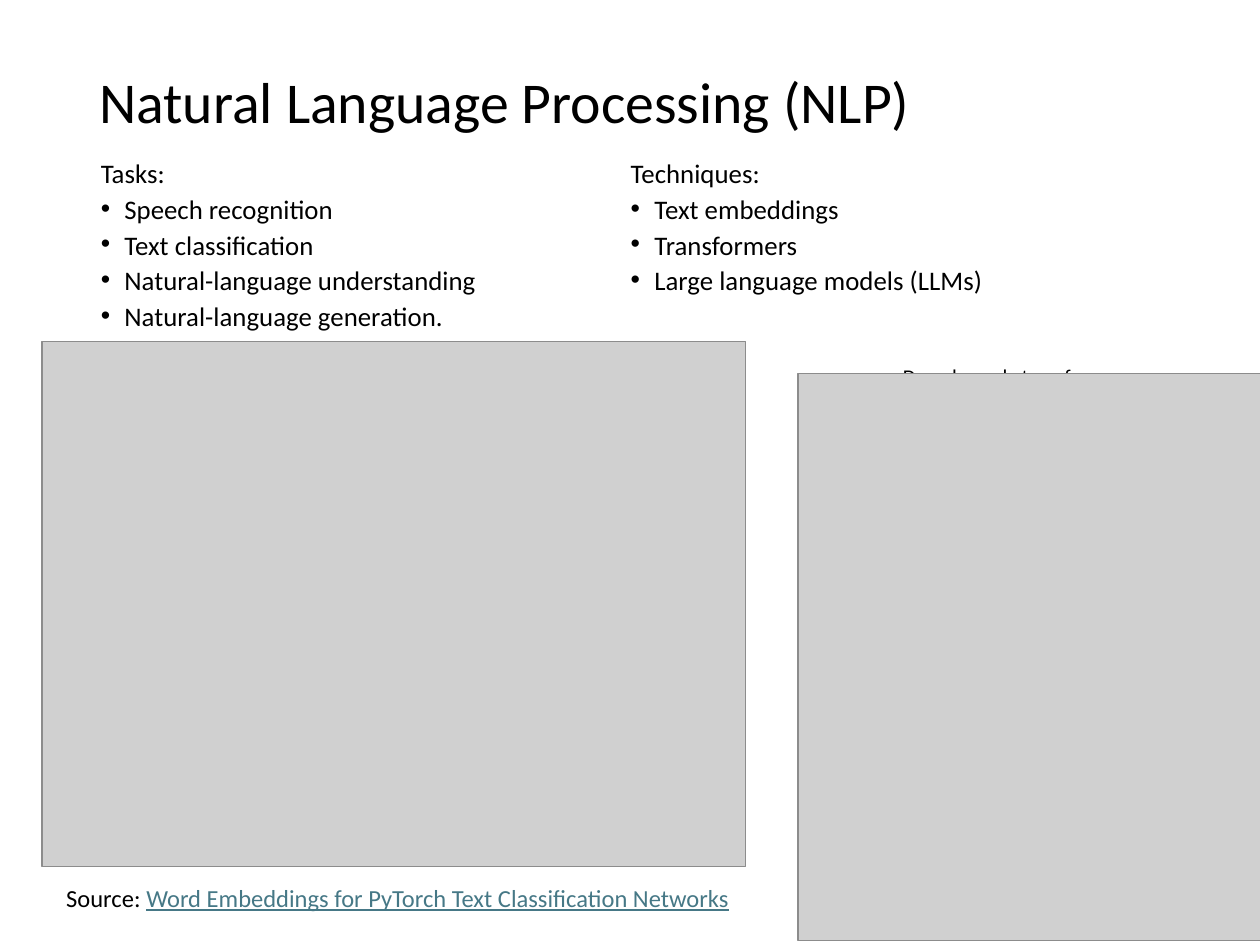
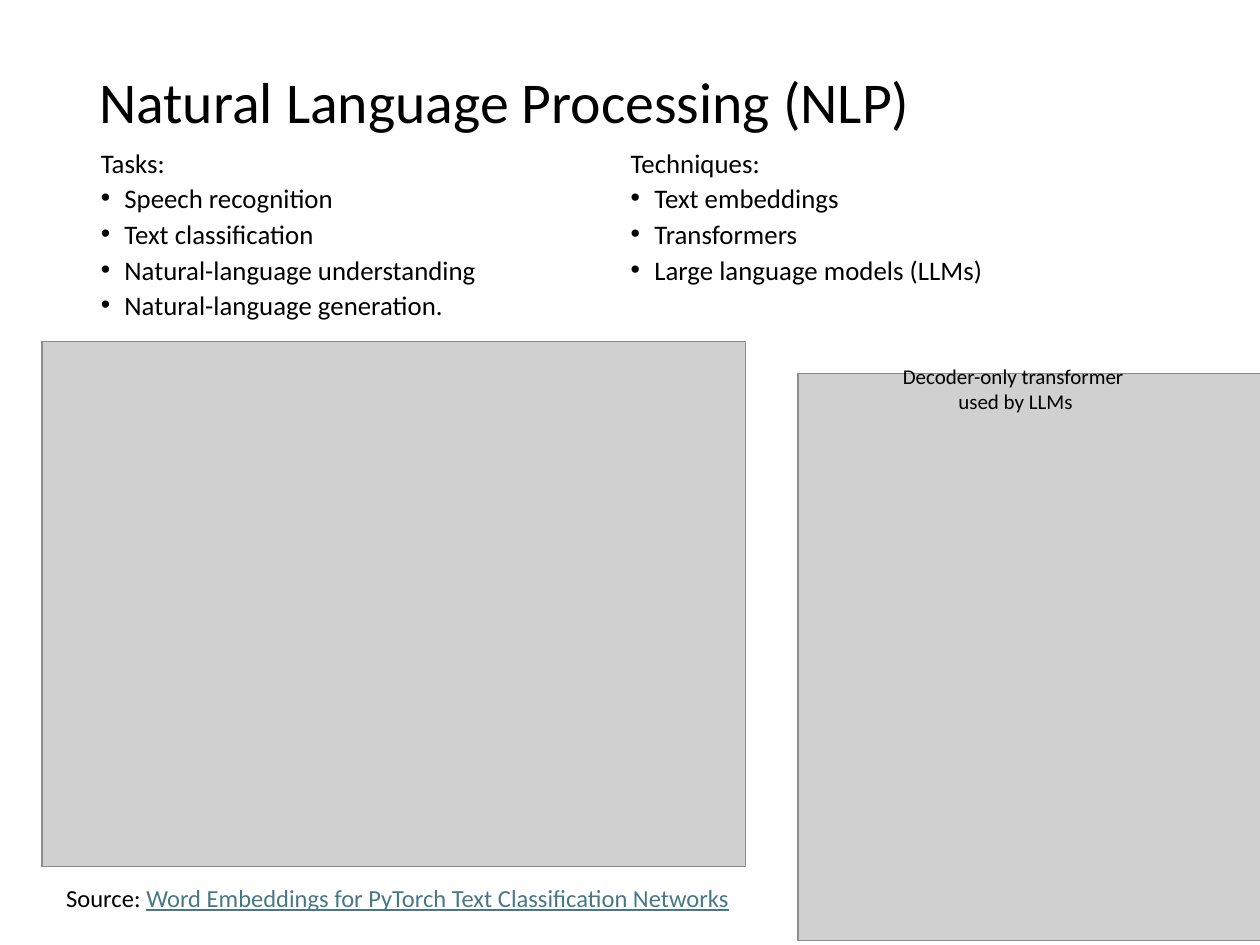
Before and after one commit to mhahsler/CS7320-AI, a slide deck: slide 3 of slides/xx_more_AI.pptx. Drawn at 1260x945 pixels with LibreOffice and Linux fonts; fonts in the diff are those of the drawing; grey boxes stand for pictures. Boxes give left, top, right and bottom in pixels: in the first picture for what was removed or moved away, otherwise in the second. Text is boxed around its words. In the diff, an @@ line names an element or a change of style, - is before the commit and + after.

```diff
--- a/slides/xx_more_AI.pptx
+++ b/slides/xx_more_AI.pptx
@@ text "Tasks:": place and size @@
-text "Tasks:" at bbox=[101, 164, 982, 331]
+text "Tasks:" at bbox=[101, 154, 982, 320]
```
Also in this commit, not shown: 1 other slide changed, 9 other files.
